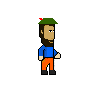
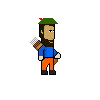
Layered file, before and after one edit (100x100). Changes by layer:
added layer "Layer 7" over [30, 37, 58, 65]
